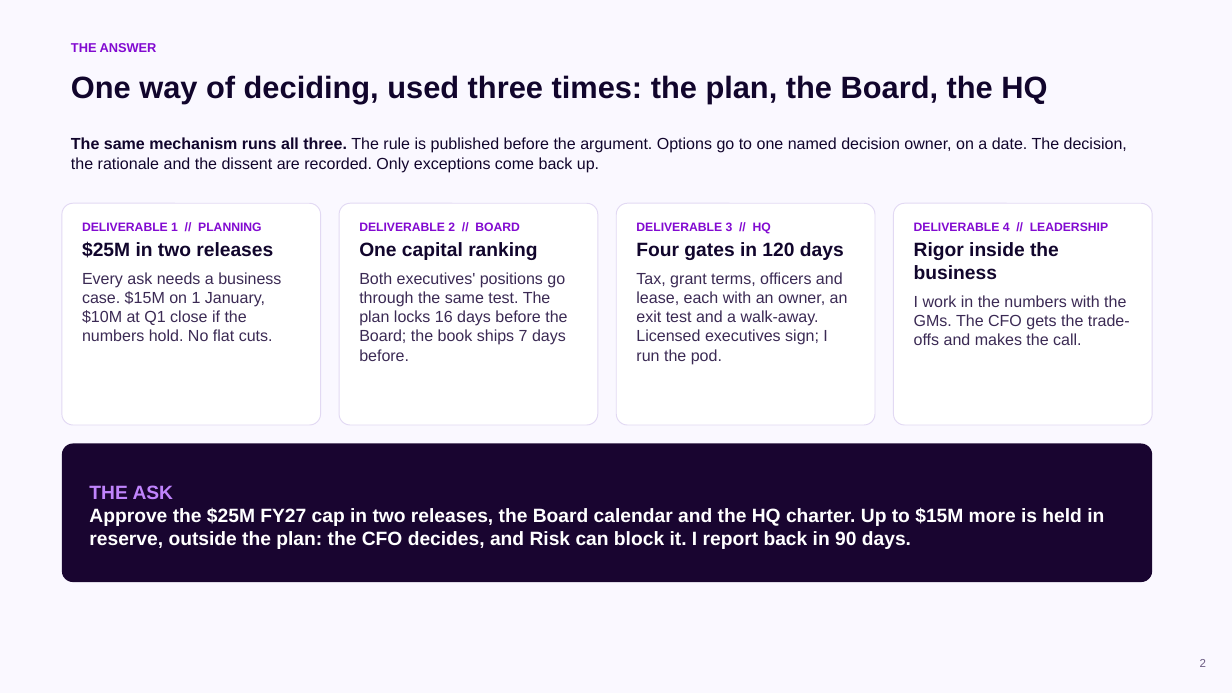
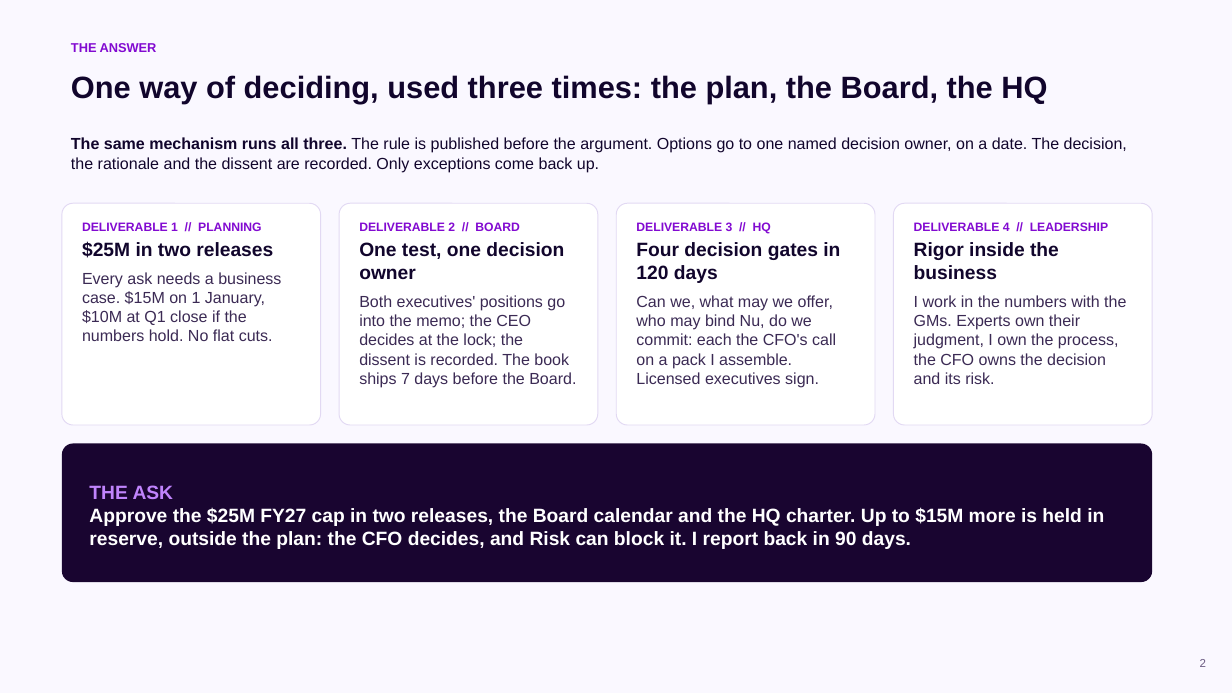
Before and after one commit to cmx24/business-case, a slide deck: slide 2 of deck/CFO_CoS_deck_v8.pptx. Drawn at 1232x693 pixels with LibreOffice and Linux fonts; fonts in the diff are those of the drawing. Boxes give left, top, right and bottom in pixels: in the first picture for what was removed or moved away, otherwise in the second. Text is boxed around its words. In the diff, an @@ line names an element or a change of style, - is before the commit and + after.

```diff
--- a/deck/CFO_CoS_deck_v8.pptx
+++ b/deck/CFO_CoS_deck_v8.pptx
@@ text at [359, 242, 576, 388]: text changed @@
-One capital ranking
-Both executives' positions go through the same test. The plan locks 16 days before the Board; the book ships 7 days before.
+One test, one decision owner
+Both executives' positions go into the memo; the CEO decides at the lock; the dissent is recorded. The book ships 7 days before the Board.
@@ text at [636, 242, 840, 388]: text changed @@
-Four gates in 120 days
-Tax, grant terms, officers and lease, each with an owner, an exit test and a walk-away. Licensed executives sign; I run the pod.
+Four decision gates in 120 days
+Can we, what may we offer, who may bind Nu, do we commit: each the CFO's call on a pack I assemble. Licensed executives sign.
@@ text at [914, 295, 1126, 384]: text changed @@
-I work in the numbers with the GMs. The CFO gets the trade-offs and makes the call.
+I work in the numbers with the GMs. Experts own their judgment, I own the process, the CFO owns the decision and its risk.
```
Also in this commit, not shown: 7 other slides changed, 7 other files.
